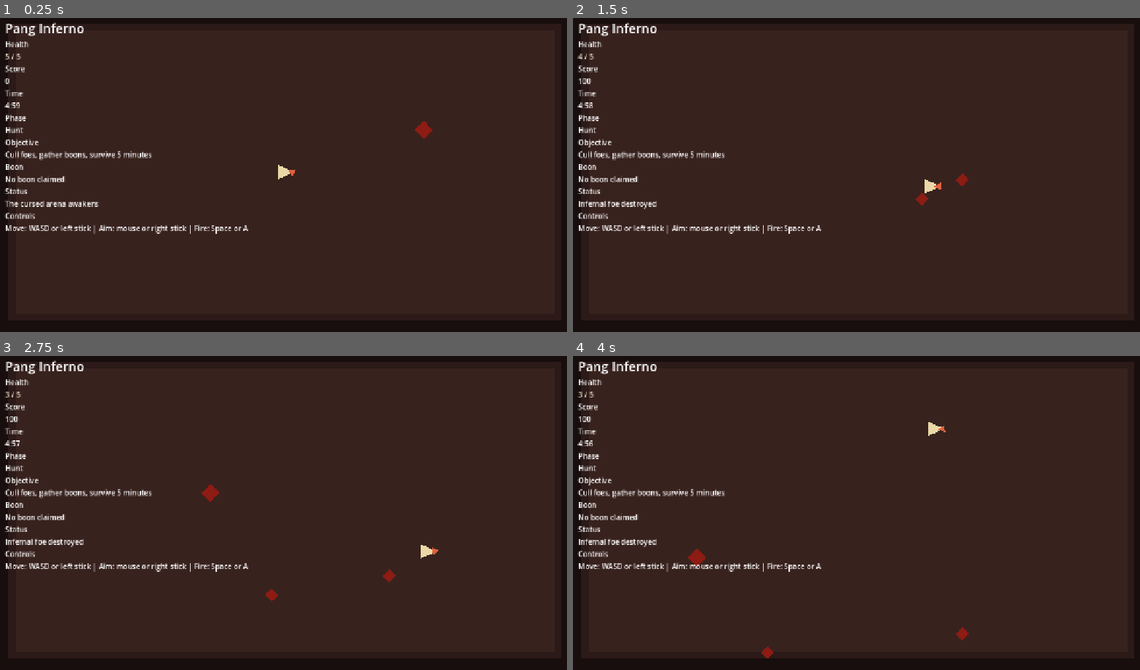
Above: before the commit, frames 1-4 (two rows, left to right).
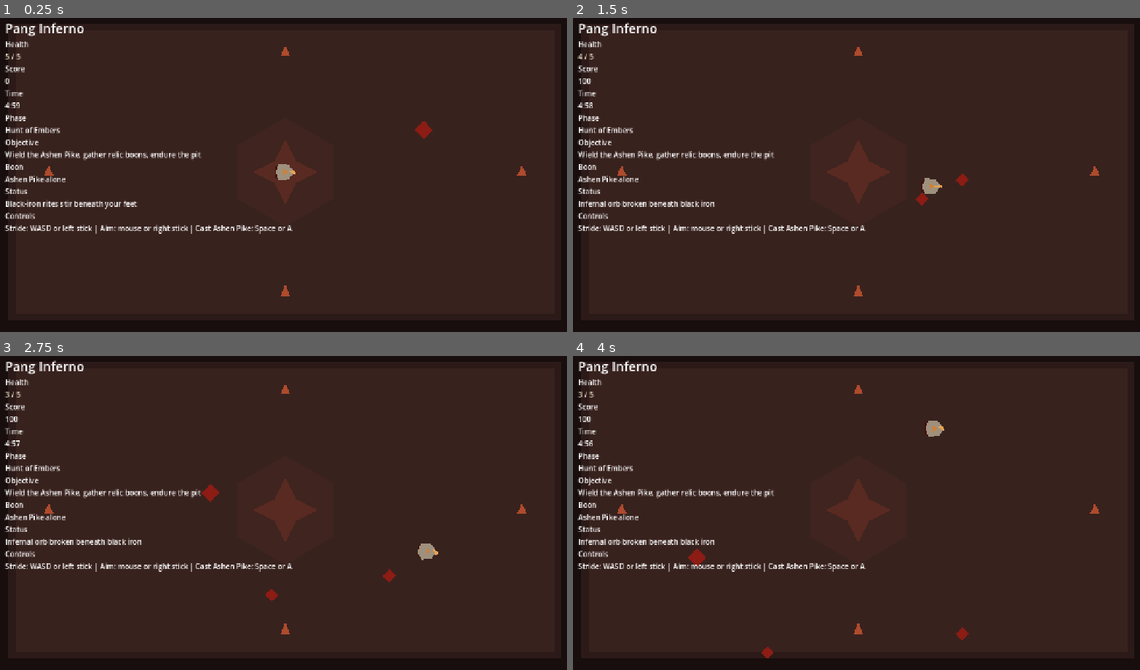
Above: after the commit, the same moments.

Repository: fj-vega/pang-inferno
Game: Godot game, scene res://scenes/main/Main.tscn
The game is run twice, just before and just after one commit, with the same random seed, the same clock (stepped at 60 frames per second) and the same inputs.
Inputs (mouse positions are in pixels of both pictures, inside the frame that each line leads up to):
- Up to frame 1 (0.25 s): no input
- Up to frame 2 (1.5 s): tap Enter at 0.5 s; move the mouse to (986, 156) at 0.52 s; hold D (move_right) 0.53-1.28 s; hold Space (fire) 0.53-1.28 s; move the mouse to (743, 187) at 1.27 s; hold S (move_down) from 1.28 s (still down); tap Space (fire) at 1.35 s
- Up to frame 3 (2.75 s): move the mouse to (345, 437) at 2.02 s; release S (move_down) at 2.03 s; hold D (move_right) from 2.03 s (still down); hold Space (fire) from 2.03 s (still down); tap Enter at 2.1 s
- Up to frame 4 (4 s): move the mouse to (828, 575) at 2.77 s; release D (move_right) at 2.78 s; release Space (fire) at 2.78 s; hold W (move_up) 2.78-3.53 s; tap P at 2.85 s; tap Space (fire) at 3.05 s; move the mouse to (1032, 560) at 3.52 s; hold A (move_left) from 3.53 s (still down); hold Space (fire) from 3.53 s (still down)

The runs differ from the first frame. In frame 1, 2.5% of the frame differs, in the area x 0-93%, y 9-89%; in frame 2, 2.6%; in frame 3, 2.6%; in frame 4, 2.6%.

Commit message:
Strengthen dark fantasy combat flavor

Diff:
--- a/scenes/main/Main.tscn
+++ b/scenes/main/Main.tscn
@@ -29,6 +29,36 @@
 offset_bottom = 672.0
 color = Color(0.219608, 0.133333, 0.117647, 1)
 
+[node name="RitualDais" type="Polygon2D" parent="."]
+position = Vector2(640, 360)
+polygon = PackedVector2Array(0, -120, 104, -60, 104, 60, 0, 120, -104, 60, -104, -60)
+color = Color(0.286275, 0.14902, 0.129412, 0.42)
+
+[node name="InnerSeal" type="Polygon2D" parent="."]
+position = Vector2(640, 360)
+polygon = PackedVector2Array(0, -72, 24, -24, 72, 0, 24, 24, 0, 72, -24, 24, -72, 0, -24, -24)
+color = Color(0.521569, 0.211765, 0.145098, 0.38)
+
+[node name="NorthBrazier" type="Polygon2D" parent="."]
+position = Vector2(640, 96)
+polygon = PackedVector2Array(-10, 8, 0, -16, 10, 8)
+color = Color(0.768627, 0.321569, 0.188235, 0.85)
+
+[node name="SouthBrazier" type="Polygon2D" parent="."]
+position = Vector2(640, 624)
+polygon = PackedVector2Array(-10, 8, 0, -16, 10, 8)
+color = Color(0.768627, 0.321569, 0.188235, 0.85)
+
+[node name="WestBrazier" type="Polygon2D" parent="."]
+position = Vector2(120, 360)
+polygon = PackedVector2Array(-10, 8, 0, -16, 10, 8)
+color = Color(0.768627, 0.321569, 0.188235, 0.85)
+
+[node name="EastBrazier" type="Polygon2D" parent="."]
+position = Vector2(1160, 360)
+polygon = PackedVector2Array(-10, 8, 0, -16, 10, 8)
+color = Color(0.768627, 0.321569, 0.188235, 0.85)
+
 [node name="Projectiles" type="Node2D" parent="."]
 
 [node name="Enemies" type="Node2D" parent="."]
--- a/scenes/player/Player.tscn
+++ b/scenes/player/Player.tscn
@@ -12,14 +12,24 @@
 [node name="Player" type="CharacterBody2D"]
 script = ExtResource("1")
 
+[node name="Cloak" type="Polygon2D" parent="."]
+position = Vector2(-6, 0)
+polygon = PackedVector2Array(-16, -12, -2, -18, 8, -8, 10, 10, -2, 18, -16, 12)
+color = Color(0.262745, 0.0705882, 0.0588235, 1)
+
 [node name="Body" type="Polygon2D" parent="."]
-polygon = PackedVector2Array(-16, -16, 20, 0, -16, 16)
-color = Color(0.92549, 0.847059, 0.654902, 1)
+polygon = PackedVector2Array(-14, -18, 8, -16, 20, 0, 8, 16, -14, 18, -22, 0)
+color = Color(0.619608, 0.564706, 0.486275, 1)
+
+[node name="ChestMark" type="Polygon2D" parent="."]
+position = Vector2(0, 0)
+polygon = PackedVector2Array(-4, -7, 6, 0, -4, 7)
+color = Color(0.815686, 0.501961, 0.223529, 1)
 
 [node name="FacingIndicator" type="Polygon2D" parent="."]
 position = Vector2(16, 0)
-polygon = PackedVector2Array(-4, -8, 12, 0, -4, 8)
-color = Color(0.886275, 0.380392, 0.247059, 1)
+polygon = PackedVector2Array(-8, -4, 12, 0, -8, 4)
+color = Color(0.905882, 0.639216, 0.333333, 1)
 
 [node name="CollisionShape2D" type="CollisionShape2D" parent="."]
 shape = SubResource("1")
--- a/scenes/powerups/PowerUpPickup.tscn
+++ b/scenes/powerups/PowerUpPickup.tscn
@@ -12,5 +12,15 @@
 polygon = PackedVector2Array(0, -14, 12, 0, 0, 14, -12, 0)
 color = Color(0.909804, 0.709804, 0.243137, 1)
 
+[node name="NameLabel" type="Label" parent="."]
+offset_left = -48.0
+offset_top = 18.0
+offset_right = 48.0
+offset_bottom = 40.0
+horizontal_alignment = 1
+theme_override_font_sizes/font_size = 12
+text = "Blood Rite"
+modulate = Color(0.996078, 0.858824, 0.733333, 1)
+
 [node name="CollisionShape2D" type="CollisionShape2D" parent="."]
 shape = SubResource("1")
--- a/scenes/projectiles/Projectile.tscn
+++ b/scenes/projectiles/Projectile.tscn
@@ -14,5 +14,10 @@
 polygon = PackedVector2Array(0, -4, 18, 0, 0, 4)
 color = Color(0.92549, 0.768627, 0.4, 1)
 
+[node name="Trail" type="Polygon2D" parent="."]
+position = Vector2(-8, 0)
+polygon = PackedVector2Array(-18, -3, 6, -2, 6, 2, -18, 3)
+color = Color(0.505882, 0.172549, 0.109804, 0.95)
+
 [node name="CollisionShape2D" type="CollisionShape2D" parent="."]
 shape = SubResource("1")
--- a/scripts/player/player_controller.gd
+++ b/scripts/player/player_controller.gd
@@ -101,9 +101,9 @@
 	if rapid_fire_duration_remaining > 0.0:
 		boon_parts.append("Blood Rite %.1fs" % rapid_fire_duration_remaining)
 	if piercing_shots_remaining > 0:
-		boon_parts.append("Void Thorn %d" % piercing_shots_remaining)
+		boon_parts.append("Void Thorn %d bolts" % piercing_shots_remaining)
 	if boon_parts.is_empty():
-		return "No boon claimed"
+		return "Ashen Pike alone"
 	return " | ".join(boon_parts)
 
 
--- a/scripts/powerups/powerup_pickup.gd
+++ b/scripts/powerups/powerup_pickup.gd
@@ -6,21 +6,50 @@
 	{
 		"display_name": "Blood Rite",
 		"effect_name": "rapid_fire",
-		"color": Color(0.909804, 0.709804, 0.243137, 1)
+		"color": Color(0.839216, 0.298039, 0.227451, 1),
+		"label_color": Color(0.996078, 0.858824, 0.733333, 1),
+		"points": [
+			Vector2(0, -16),
+			Vector2(14, -2),
+			Vector2(8, 16),
+			Vector2(-8, 16),
+			Vector2(-14, -2)
+		]
 	},
 	{
 		"display_name": "Iron Ward",
 		"effect_name": "heal",
-		"color": Color(0.556863, 0.772549, 0.623529, 1)
+		"color": Color(0.545098, 0.658824, 0.517647, 1),
+		"label_color": Color(0.878431, 0.92549, 0.807843, 1),
+		"points": [
+			Vector2(-12, -12),
+			Vector2(12, -12),
+			Vector2(16, 0),
+			Vector2(12, 12),
+			Vector2(-12, 12),
+			Vector2(-16, 0)
+		]
 	},
 	{
 		"display_name": "Void Thorn",
 		"effect_name": "pierce",
-		"color": Color(0.647059, 0.505882, 0.882353, 1)
+		"color": Color(0.52549, 0.380392, 0.768627, 1),
+		"label_color": Color(0.905882, 0.854902, 0.984314, 1),
+		"points": [
+			Vector2(0, -18),
+			Vector2(6, -6),
+			Vector2(18, 0),
+			Vector2(6, 6),
+			Vector2(0, 18),
+			Vector2(-6, 6),
+			Vector2(-18, 0),
+			Vector2(-6, -6)
+		]
 	}
 ]
 
 @onready var sprite: Polygon2D = $Sprite
+@onready var rune_label: Label = $NameLabel
 
 @export var display_name := "Blood Rite"
 @export var effect_name := "rapid_fire"
@@ -35,14 +64,13 @@
 	var variant: Dictionary = EFFECT_VARIANTS[random_source.randi_range(0, EFFECT_VARIANTS.size() - 1)]
 	display_name = variant["display_name"]
 	effect_name = variant["effect_name"]
-	if sprite != null:
-		sprite.color = variant["color"]
+	_apply_variant(variant)
 
 
 func _apply_visual_variant() -> void:
 	for variant in EFFECT_VARIANTS:
 		if variant["effect_name"] == effect_name:
-			sprite.color = variant["color"]
+			_apply_variant(variant)
 			return
 
 
@@ -50,3 +78,12 @@
 	if body.is_in_group("player"):
 		collected.emit(effect_name)
 		queue_free()
+
+
+func _apply_variant(variant: Dictionary) -> void:
+	if sprite != null:
+		sprite.color = variant["color"]
+		sprite.polygon = PackedVector2Array(variant["points"])
+	if rune_label != null:
+		rune_label.text = variant["display_name"]
+		rune_label.modulate = variant["label_color"]
--- a/scripts/projectiles/projectile.gd
+++ b/scripts/projectiles/projectile.gd
@@ -2,6 +2,13 @@
 
 const MOVE_SPEED := 720.0
 const LIFETIME := 1.1
+const ASHEN_BOLT_COLOR := Color(0.952941, 0.666667, 0.368627, 1)
+const ASHEN_TRAIL_COLOR := Color(0.505882, 0.172549, 0.109804, 0.95)
+const VOID_BOLT_COLOR := Color(0.713726, 0.607843, 0.972549, 1)
+const VOID_TRAIL_COLOR := Color(0.278431, 0.133333, 0.364706, 0.95)
+
+@onready var sprite: Polygon2D = $Sprite
+@onready var trail: Polygon2D = $Trail
 
 var direction := Vector2.RIGHT
 var lifetime_remaining := LIFETIME
@@ -22,6 +29,7 @@
 	direction = new_direction.normalized()
 	remaining_pierces = pierce_count
 	rotation = direction.angle()
+	_refresh_visuals()
 
 
 func _on_body_entered(body: Node) -> void:
@@ -31,3 +39,15 @@
 			remaining_pierces -= 1
 			return
 	queue_free()
+
+
+func _refresh_visuals() -> void:
+	if sprite == null or trail == null:
+		return
+
+	if remaining_pierces > 0:
+		sprite.color = VOID_BOLT_COLOR
+		trail.color = VOID_TRAIL_COLOR
+	else:
+		sprite.color = ASHEN_BOLT_COLOR
+		trail.color = ASHEN_TRAIL_COLOR
--- a/scripts/systems/game_flow.gd
+++ b/scripts/systems/game_flow.gd
@@ -74,15 +74,15 @@
 	if hud.has_method("set_round_time"):
 		hud.call("set_round_time", ROUND_DURATION)
 	if hud.has_method("set_phase"):
-		hud.call("set_phase", "Hunt")
-	if hud.has_method("set_objective"):
-		hud.call("set_objective", "Cull foes, gather boons, survive 5 minutes")
+		hud.call("set_phase", "Hunt of Embers")
+	if hud.has_method("set_objective"):
+		hud.call("set_objective", "Wield the Ashen Pike, gather relic boons, endure the pit")
 	if hud.has_method("set_boon"):
 		hud.call("set_boon", player.call("get_boon_summary"))
 	if hud.has_method("set_status"):
-		hud.call("set_status", "The cursed arena awakens")
+		hud.call("set_status", "Black-iron rites stir beneath your feet")
 	if hud.has_method("set_controls_hint"):
-		hud.call("set_controls_hint", "Move: WASD or left stick | Aim: mouse or right stick | Fire: Space or A")
+		hud.call("set_controls_hint", "Stride: WASD or left stick | Aim: mouse or right stick | Cast Ashen Pike: Space or A")
 	if hud.has_method("set_health"):
 		hud.call("set_health", player_health.call("get_current_health"), player_health.call("get_max_health"))
 	if hud.has_method("set_score"):
@@ -136,11 +136,11 @@
 	enemy_container.add_child(boss)
 	_connect_enemy(boss)
 	if hud.has_method("set_phase"):
-		hud.call("set_phase", "Boss")
-	if hud.has_method("set_objective"):
-		hud.call("set_objective", "Slay the infernal champion")
-	if hud.has_method("set_status"):
-		hud.call("set_status", "Boss phase: infernal champion rises")
+		hud.call("set_phase", "Infernal Reckoning")
+	if hud.has_method("set_objective"):
+		hud.call("set_objective", "Break the infernal champion before the pit claims you")
+	if hud.has_method("set_status"):
+		hud.call("set_status", "Infernal champion rises from the blood altar")
 
 
 func _spawn_projectile(origin: Vector2, direction: Vector2, pierce_count: int) -> void:
@@ -165,11 +165,11 @@
 func _on_player_died() -> void:
 	run_over = true
 	if hud.has_method("set_phase"):
-		hud.call("set_phase", "Defeat")
-	if hud.has_method("set_objective"):
-		hud.call("set_objective", "The hunt is lost")
-	if hud.has_method("set_status"):
-		hud.call("set_status", "The hunter has fallen")
+		hud.call("set_phase", "Fallen")
+	if hud.has_method("set_objective"):
+		hud.call("set_objective", "The pit has claimed the hunter")
+	if hud.has_method("set_status"):
+		hud.call("set_status", "The hunter falls beneath the inferno")
 
 
 func _on_enemy_defeated(position: Vector2, score_value: int, split_count: int, child_rank: int, child_scale: float) -> void:
@@ -181,7 +181,7 @@
 		_on_boss_defeated()
 		return
 	if hud.has_method("set_status"):
-		hud.call("set_status", "Infernal foe destroyed")
+		hud.call("set_status", "Infernal orb broken beneath black iron")
 	if split_count > 0 and child_rank > 0 and not boss_active:
 		_spawn_split_children(position, split_count, child_rank, child_scale)
 
@@ -216,31 +216,31 @@
 		"rapid_fire":
 			player.call("apply_rapid_fire", 0.45, 8.0)
 			if hud.has_method("set_objective"):
-				hud.call("set_objective", "Spend your boon before it fades")
+				hud.call("set_objective", "Blood Rite burns fast; spend it in the press of battle")
 			if hud.has_method("set_status"):
-				hud.call("set_status", "Blood rite: rapid fire")
+				hud.call("set_status", "Blood Rite claimed: Ashen Pike quickens")
 		"heal":
 			player_health.call("heal", 2)
 			if hud.has_method("set_objective"):
-				hud.call("set_objective", "Regain momentum and hold the arena")
+				hud.call("set_objective", "Iron Ward restores your vigor; press the hunt")
 			if hud.has_method("set_status"):
-				hud.call("set_status", "Iron ward: vitality restored")
+				hud.call("set_status", "Iron Ward claimed: your vigor is reforged")
 		"pierce":
 			player.call("grant_piercing_shots", 8)
 			if hud.has_method("set_objective"):
-				hud.call("set_objective", "Void thorns can carve through clustered foes")
+				hud.call("set_objective", "Void Thorn will skewer clustered demons")
 			if hud.has_method("set_status"):
-				hud.call("set_status", "Void thorn: shots pierce")
+				hud.call("set_status", "Void Thorn claimed: bolts now skewer the damned")
 
 
 func _on_round_survived() -> void:
 	run_over = true
 	if hud.has_method("set_phase"):
-		hud.call("set_phase", "Survived")
-	if hud.has_method("set_objective"):
-		hud.call("set_objective", "Endure until the next descent")
-	if hud.has_method("set_status"):
-		hud.call("set_status", "You survived the round")
+		hud.call("set_phase", "Endured")
+	if hud.has_method("set_objective"):
+		hud.call("set_objective", "You endured the pit until the embers dimmed")
+	if hud.has_method("set_status"):
+		hud.call("set_status", "The pit relents, for now")
 
 
 func _on_boss_defeated() -> void:
@@ -251,11 +251,11 @@
 	for child in powerup_container.get_children():
 		child.queue_free()
 	if hud.has_method("set_phase"):
-		hud.call("set_phase", "Victory")
-	if hud.has_method("set_objective"):
-		hud.call("set_objective", "The infernal champion is broken")
-	if hud.has_method("set_status"):
-		hud.call("set_status", "Victory: infernal champion slain")
+		hud.call("set_phase", "Champion Broken")
+	if hud.has_method("set_objective"):
+		hud.call("set_objective", "The blood altar lies silent beneath your triumph")
+	if hud.has_method("set_status"):
+		hud.call("set_status", "Victory: the infernal champion lies broken")
 
 
 func _on_player_boons_changed(summary_text: String) -> void:
Not shown, changed: docs/ASSETS.md
Not shown, changed: docs/IMPLEMENTATION_CHECKLIST.md
Not shown, changed: docs/MEMORY.md
Not shown, changed: docs/PLAN.md
Not shown, changed: docs/STRUCTURE.md
